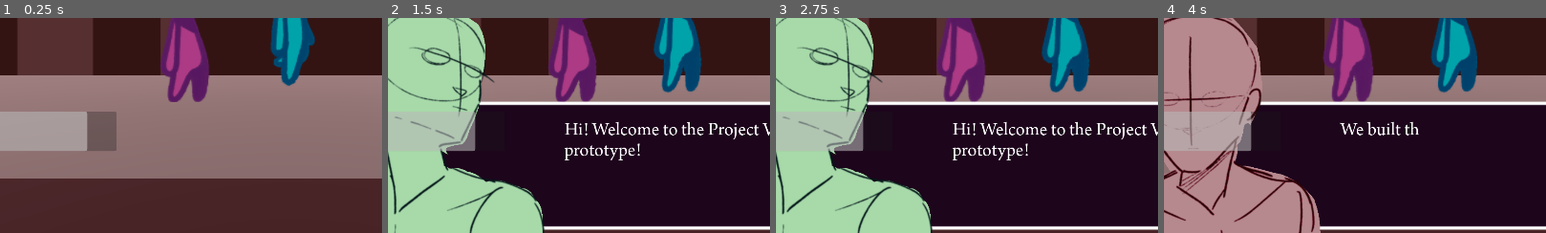
Above: before the commit, frames 1-4 (left to right).
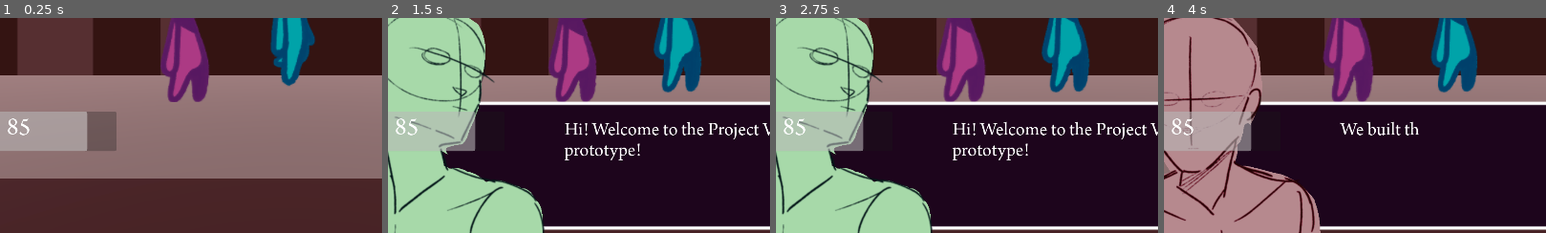
Above: after the commit, the same moments.

Repository: eigenstuffs/SRS
Game: Godot game, scene res://scenes/places/space.tscn
Same seed, same stepped clock (60 frames per second), same inputs: the game is played once before the commit and once after it.
Inputs (mouse positions are % of the whole screen's width and height, from its top left):
- Up to frame 1 (0.25 s): no input
- Up to frame 2 (1.5 s): tap Enter (ui_accept) at 0.5, 0.77 s; move the mouse to (72, 45) at 0.52 s; hold Right (ui_right) 0.53-1.25 s; click (93, 12) at 1.25 s
- Up to frame 3 (2.75 s): click "Next" at 2 s
- Up to frame 4 (4 s): click "Next" at 2.75 s; move the mouse to (30, 55) at 3.52 s; hold Down (ui_down) from 3.53 s (still down); tap Enter (ui_accept) at 3.77 s
The pictures show only the part of the screen within x 12-62%, y 50-100%; the shares and areas given below are measured in that part.

The runs differ from the first frame. In frame 1, 0.2% of the frame differs, in the area x 2-8%, y 46-55%; in frame 2, 0.2%; in frame 3, 0.2%; in frame 4, 0.2%.

Commit message:
label text visibility fixed

Diff:
--- a/tools/overlay/overlay.tscn
+++ b/tools/overlay/overlay.tscn
@@ -60,4 +60,3 @@
 text = "0"
 horizontal_alignment = 1
 vertical_alignment = 1
-visible_ratio = -1.0
